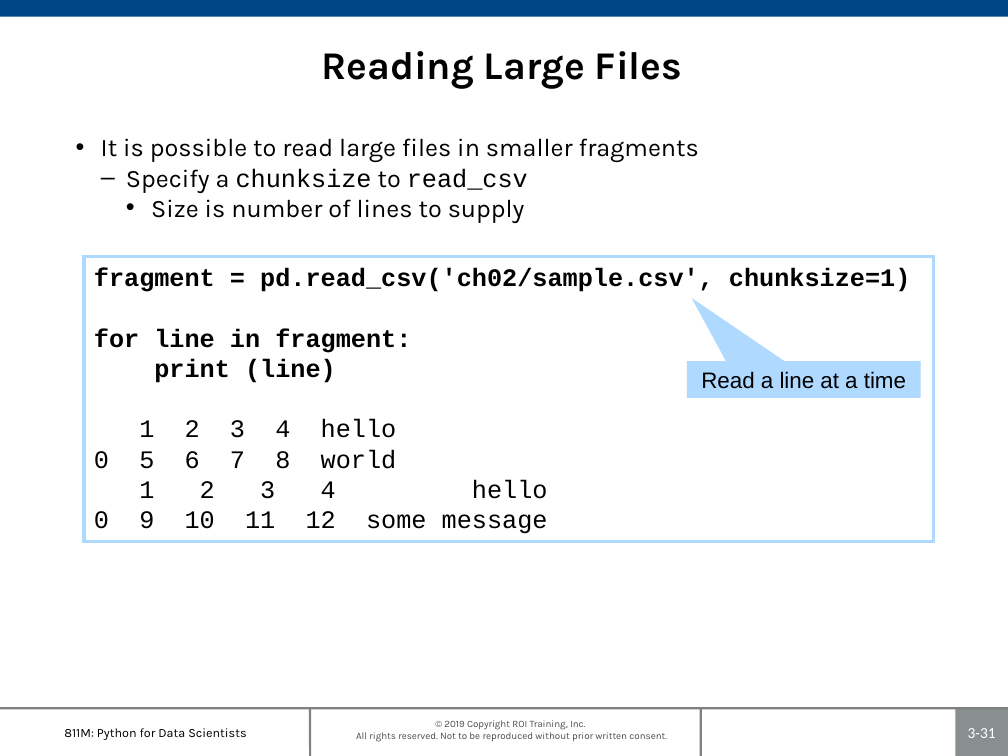
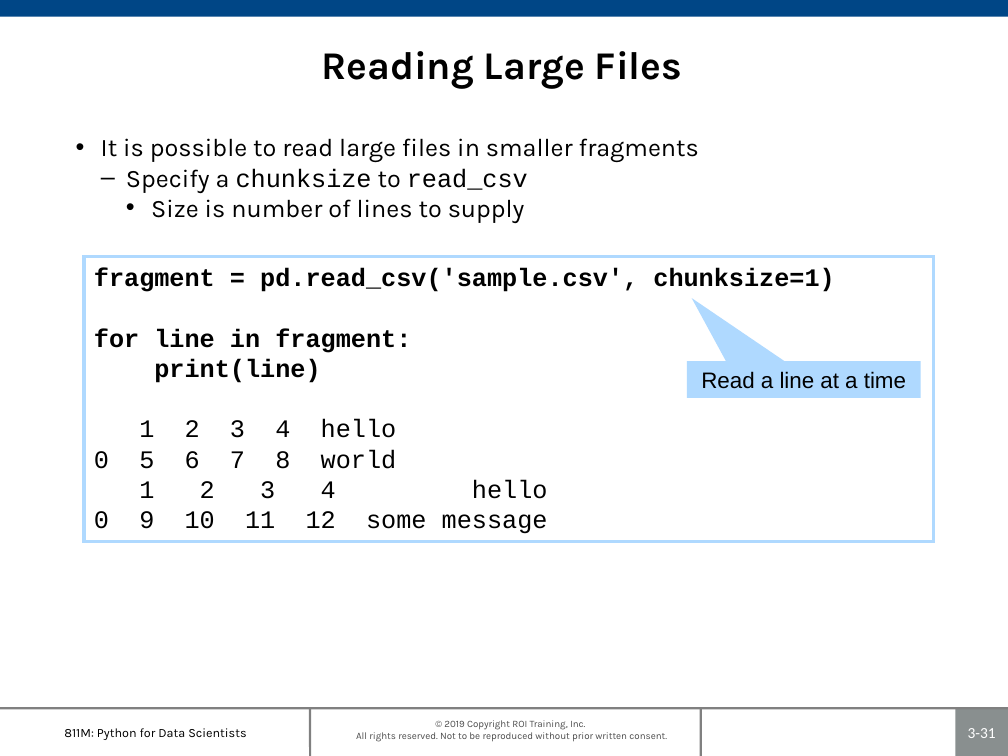
Before and after one commit to roitraining/PythonProgram, a slide deck: slide 31 of Day3-Pandas/Ch03_Pandas.pptx. Drawn at 1008x756 pixels with LibreOffice and Linux fonts; fonts in the diff are those of the drawing; background and template pictures are left out. Boxes give left, top, right and bottom in pixels: in the first picture for what was removed or moved away, otherwise in the second. Text is boxed around its words. In the diff, an @@ line names an element or a change of style, - is before the commit and + after.

```diff
--- a/Day3-Pandas/Ch03_Pandas.pptx
+++ b/Day3-Pandas/Ch03_Pandas.pptx
@@ text in rectangle at bbox=[94, 268, 834, 292]: text changed @@
-fragment = pd.read_csv('ch02/sample.csv', chunksize=1)
+fragment = pd.read_csv('sample.csv', chunksize=1)
@@ text in rectangle at bbox=[154, 358, 320, 383]: spaces changed @@
-print (line)
+print(line)
```
Also in this commit, not shown: 26 other slides changed, 2 other files.
